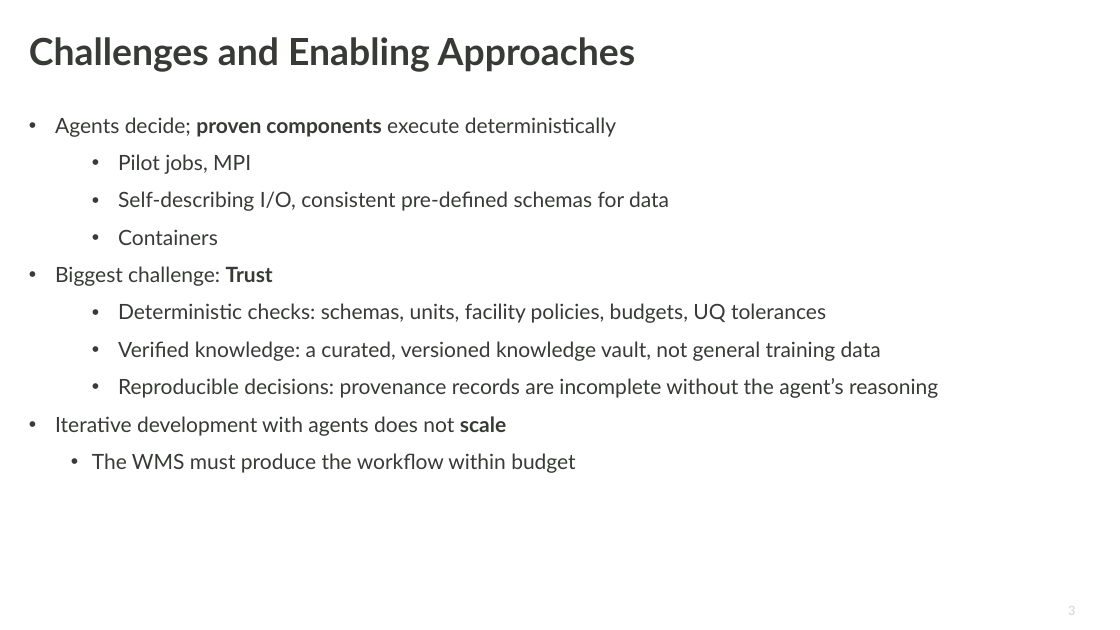
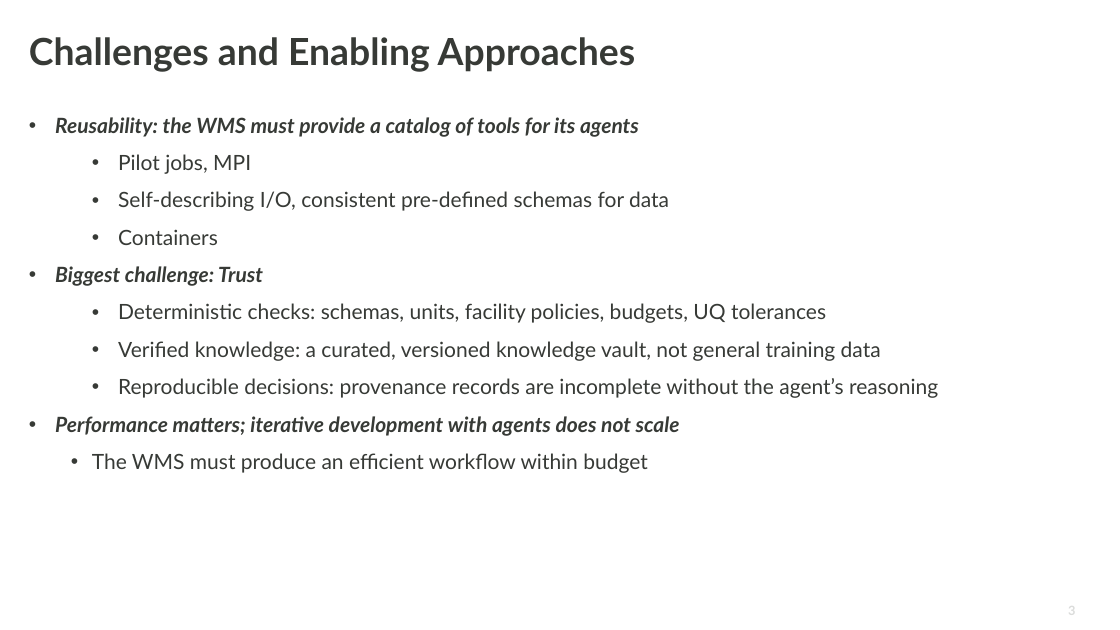
Before and after one commit to works-workshop/works-workshop.github.io, a slide deck: slide 3 of 2026/files/Mehta.pptx. Drawn at 1120x630 pixels with LibreOffice and Linux fonts; fonts in the diff are those of the drawing; background and template pictures are left out. Boxes give left, top, right and bottom in pixels: in the first picture for what was removed or moved away, otherwise in the second. Text is boxed around its words. In the diff, an @@ line names an element or a change of style, - is before the commit and + after.

Commit message:
Update slides

```diff
--- a/2026/files/Mehta.pptx
+++ b/2026/files/Mehta.pptx
@@ text at <box>55,117,639,137</box>: text changed; bold on; italic on @@
-• Agents decide; proven components execute deterministically
+• Reusability: the WMS must provide a catalog of tools for its agents
@@ text at <box>55,266,263,286</box>: bold on in "Biggest challenge:"; italic on in "Biggest challenge: Trust" @@
@@ text at <box>55,416,680,473</box>: text changed; bold on; italic on @@
-• Iterative development with agents does not scale
-  • The WMS must produce the workflow within budget
+• Performance matters; iterative development with agents does not scale
+  • The WMS must produce an efficient workflow within budget
```
Also in this commit, not shown: 1 other slide changed.
